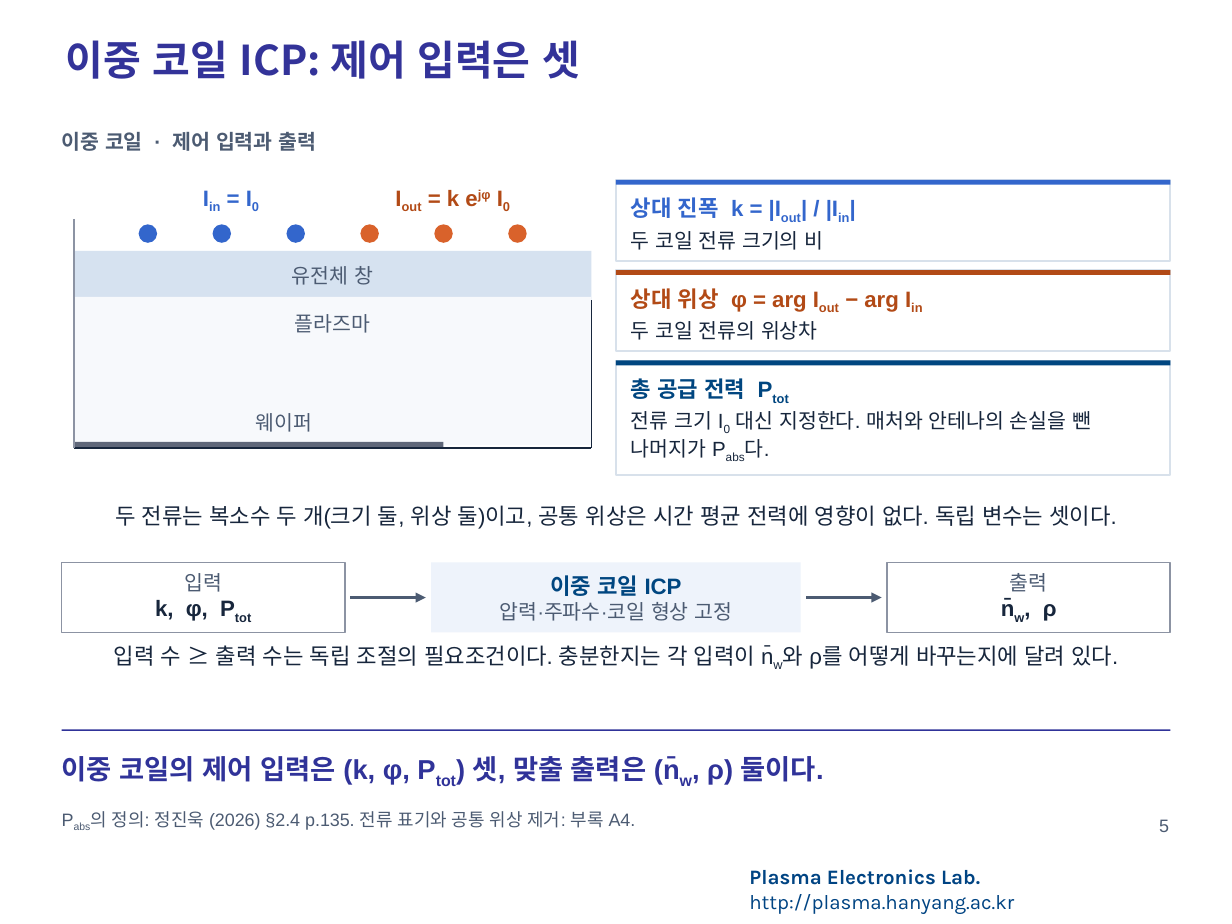
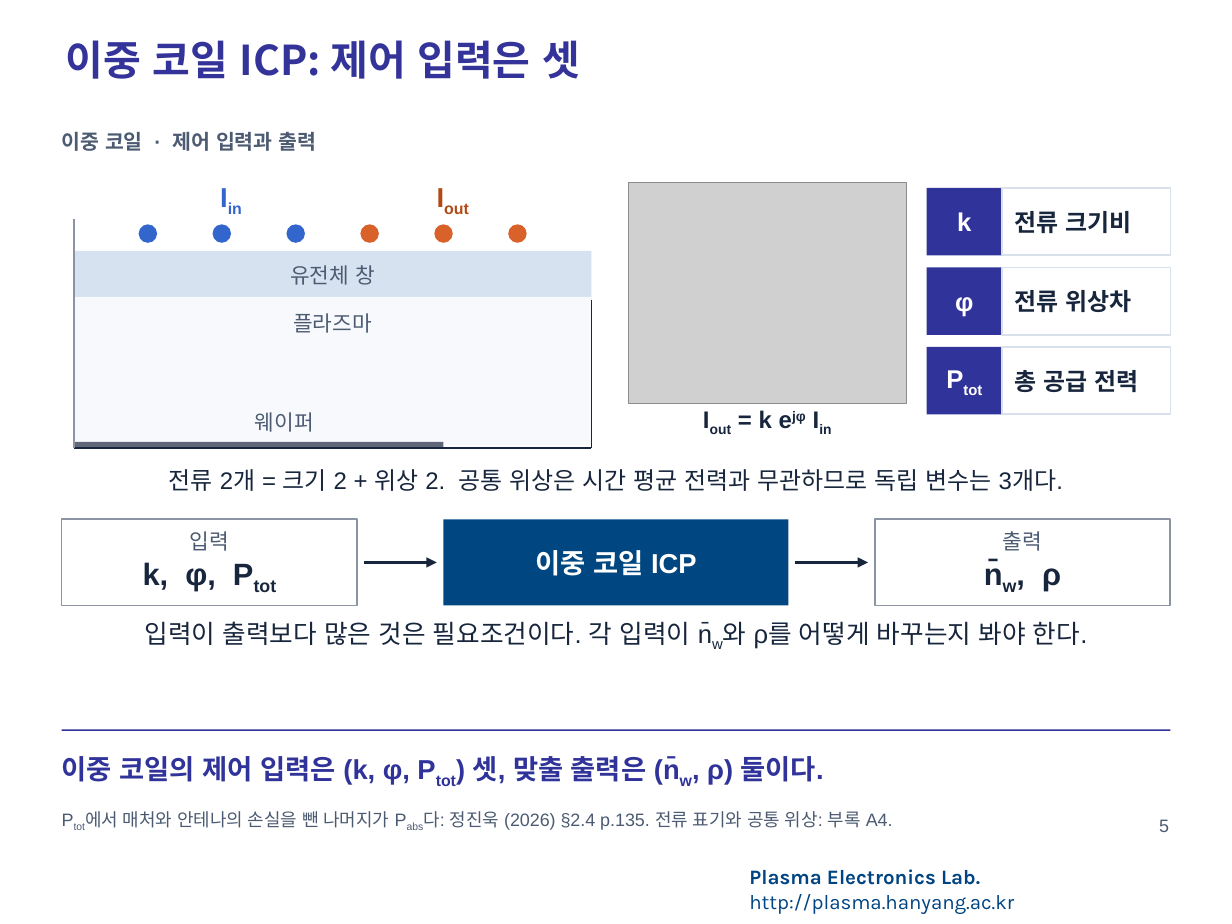
Before and after one commit to garlicjam-pyo/plasma, a slide deck: slide 5 of presentations/1차발표_README반영판.pptx. Drawn at 1232x924 pixels with LibreOffice and Linux fonts; fonts in the diff are those of the drawing; grey boxes stand for pictures; background and template pictures are left out. Boxes give left, top, right and bottom in pixels: in the first picture for what was removed or moved away, otherwise in the second. Text is boxed around its words. In the diff, an @@ line names an element or a change of style, - is before the commit and + after.

```diff
--- a/presentations/1차발표_README반영판.pptx
+++ b/presentations/1차발표_README반영판.pptx
@@ text at [99, 180, 365, 218]: text changed; size 13 to 16 pt @@
-Iin = I0
+Iin
@@ text at [447, 190, 459, 206]: text changed; size 13 to 16 pt @@
-Iout = k ejφ I0
+Iout
@@ rectangle removed at [616, 180, 1170, 261] @@
-상대 진폭 k = |Iout| / |Iin|
-두 코일 전류 크기의 비
@@ rectangle removed at [616, 180, 1170, 185] @@
@@ picture added at [628, 182, 907, 403] @@
@@ rectangle added at [926, 188, 1002, 256], fill #303399, 15 pt, text #FFFFFF, bold @@
+k
@@ rectangle added at [1002, 188, 1170, 256], outline #D8E1EB 1 pt, 14 pt, text #17263C, bold @@
+전류 크기비
@@ rectangle added at [926, 267, 1002, 335], fill #303399, 15 pt, text #FFFFFF, bold @@
+φ
@@ rectangle added at [1002, 267, 1170, 335], outline #D8E1EB 1 pt, 14 pt, text #17263C, bold @@
+전류 위상차
@@ rectangle removed at [616, 270, 1170, 351] @@
-상대 위상 φ = arg Iout − arg Iin
-두 코일 전류의 위상차
@@ rectangle removed at [616, 270, 1170, 275] @@
@@ rectangle added at [926, 347, 1002, 415], fill #303399, 15 pt, text #FFFFFF, bold @@
+Ptot
@@ rectangle added at [1002, 347, 1170, 415], outline #D8E1EB 1 pt, 14 pt, text #17263C, bold @@
+총 공급 전력
@@ rectangle removed at [616, 361, 1170, 476] @@
-총 공급 전력 Ptot
-전류 크기 I0 대신 지정한다. 매처와 안테나의 손실을 뺀 나머지가 Pabs다.
@@ rectangle removed at [616, 361, 1170, 366] @@
@@ size 12 to 12.5 pt in 3 elements at [290, 265, 375, 285], [293, 313, 372, 333], [255, 412, 314, 432] @@
@@ text added at [759, 410, 772, 428], 14 pt, text #17263C, bold @@
+Iout = k ejφ Iin
@@ text at [169, 469, 1063, 491]: text changed; size 13 to 14 pt @@
-두 전류는 복소수 두 개(크기 둘, 위상 둘)이고, 공통 위상은 시간 평균 전력에 영향이 없다. 독립 변수는 셋이다.
+전류 2개 = 크기 2 + 위상 2. 공통 위상은 시간 평균 전력과 무관하므로 독립 변수는 3개다.
@@ rectangle "입력": place and size @@
-rectangle "입력" at [62, 563, 345, 633]
+rectangle "입력" at [62, 520, 357, 606]
@@ rectangle "입력" at [62, 520, 357, 606]: size 12 to 12.5 pt in "입력"; size 13 to 18 pt in "k, φ, Ptot" @@
@@ rectangle "이중 코일 ICP": place and size @@
-rectangle "이중 코일 ICP" at [431, 563, 801, 633]
+rectangle "이중 코일 ICP" at [444, 520, 788, 606]
@@ rectangle "이중 코일 ICP" at [444, 520, 788, 606]: size 13 to 16 pt, text colour #004680 to #FFFFFF; fill #EEF3FB to #004680 @@
@@ rectangle "출력": place and size @@
-rectangle "출력" at [887, 563, 1170, 633]
+rectangle "출력" at [875, 520, 1170, 606]
@@ rectangle "출력" at [875, 520, 1170, 606]: size 12 to 12.5 pt in "출력"; size 13 to 18 pt in "n̄w, ρ" @@
@@ arrow moved from (350, 598) - (426, 598) to (363, 563) - (437, 563) @@
@@ arrow (363, 563) - (437, 563): stroke #4C5B72 1.25 pt to #17263C 2 pt @@
@@ arrow moved from (806, 598) - (882, 598) to (795, 563) - (869, 563) @@
@@ arrow (795, 563) - (869, 563): stroke #4C5B72 1.25 pt to #17263C 2 pt @@
@@ text at [145, 621, 1088, 649]: text changed; size 13 to 15 pt @@
-입력 수 ≥ 출력 수는 독립 조절의 필요조건이다. 충분한지는 각 입력이 n̄w와 ρ를 어떻게 바꾸는지에 달려 있다.
+입력이 출력보다 많은 것은 필요조건이다. 각 입력이 n̄w와 ρ를 어떻게 바꾸는지 봐야 한다.
@@ text in rectangle at [499, 602, 733, 621]: paragraph removed @@
-압력·주파수·코일 형상 고정
@@ text at [123, 811, 893, 830]: text changed @@
-Pabs의 정의: 정진욱 (2026) §2.4 p.135. 전류 표기와 공통 위상 제거: 부록 A4.
+Ptot에서 매처와 안테나의 손실을 뺀 나머지가 Pabs다: 정진욱 (2026) §2.4 p.135. 전류 표기와 공통 위상: 부록 A4.
```
Also in this commit, not shown: 4 other slides changed, 6 other files.
